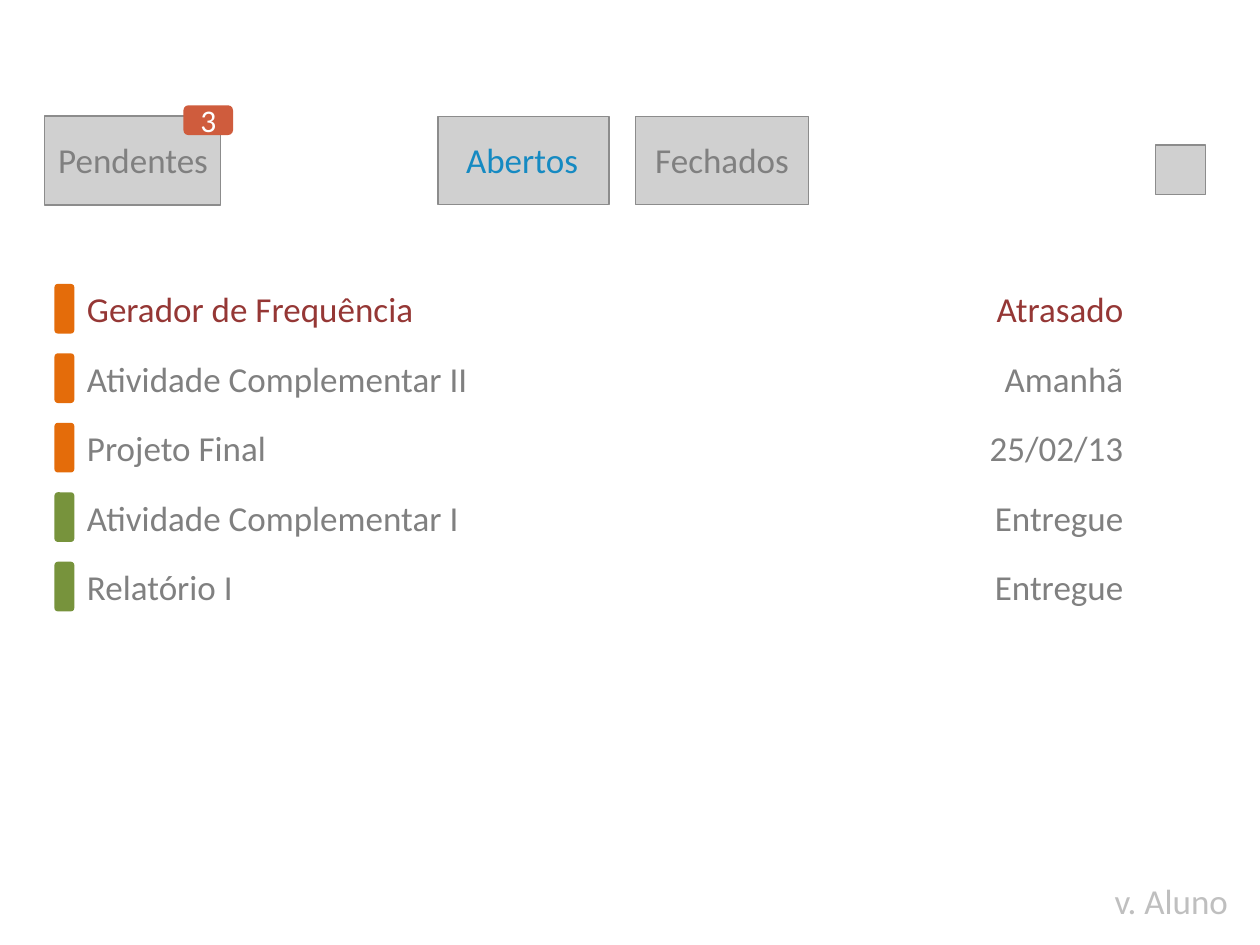
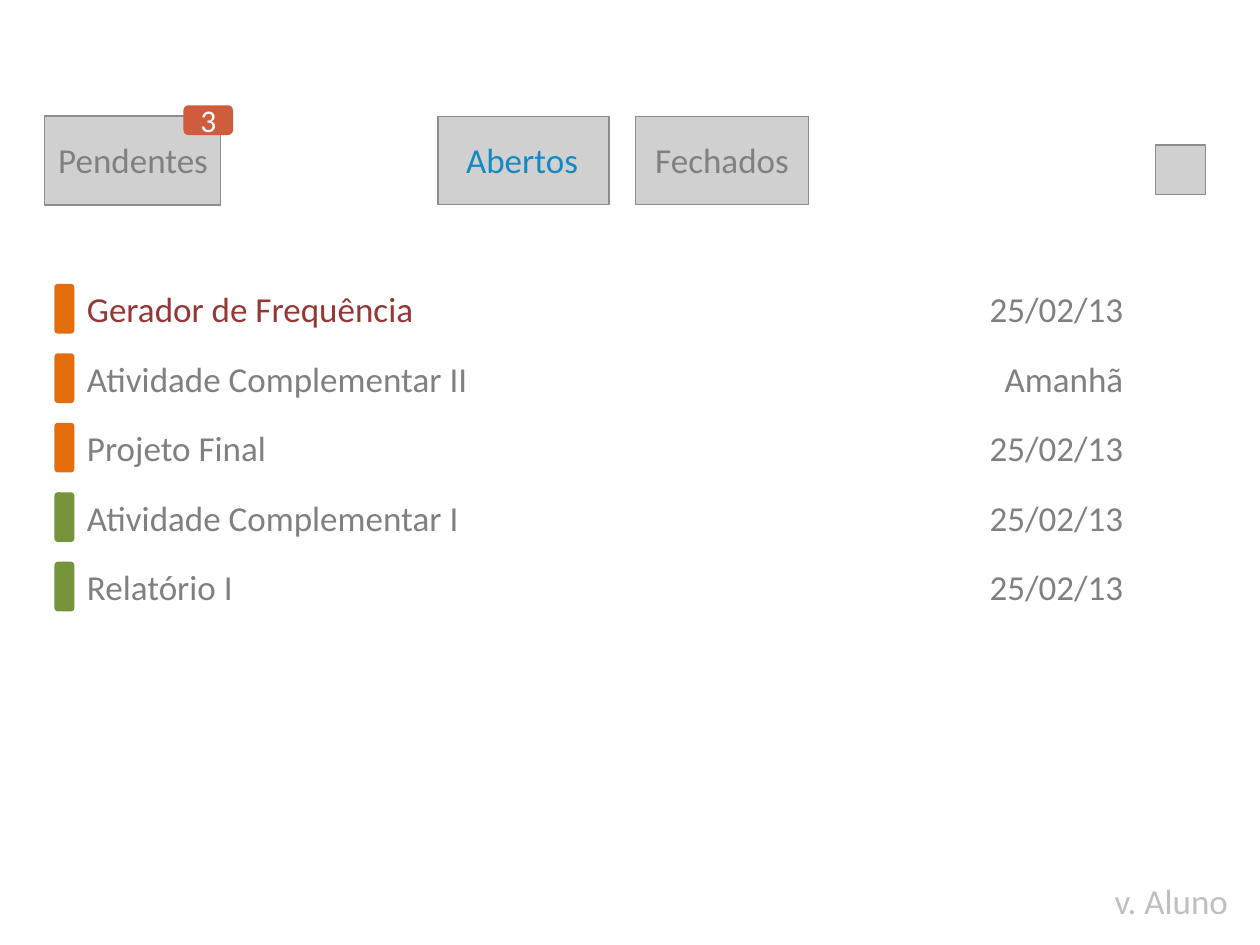
Before and after one commit to djtcin/task-center, a slide deck: slide 11 of prototipo/protótipo.pptx. Drawn at 1260x945 pixels with LibreOffice and Linux fonts; fonts in the diff are those of the drawing; grey boxes stand for pictures; background and template pictures are left out. Boxes give left, top, right and bottom in pixels: in the first picture for what was removed or moved away, otherwise in the second. Text is boxed around its words. In the diff, an @@ line names an element or a change of style, - is before the commit and + after.

```diff
--- a/prototipo/protótipo.pptx
+++ b/prototipo/protótipo.pptx
@@ text at <box>990,298,1123,324</box>: text changed; text colour #953735 to #808080 @@
-Atrasado
+25/02/13
@@ text at <box>990,507,1123,533</box>: text changed @@
-Entregue
+25/02/13
@@ text at <box>990,576,1123,602</box>: text changed @@
-Entregue
+25/02/13
```
Also in this commit, not shown: 9 other slides changed, 9 slides added, 1 slide removed, 54 other files.
